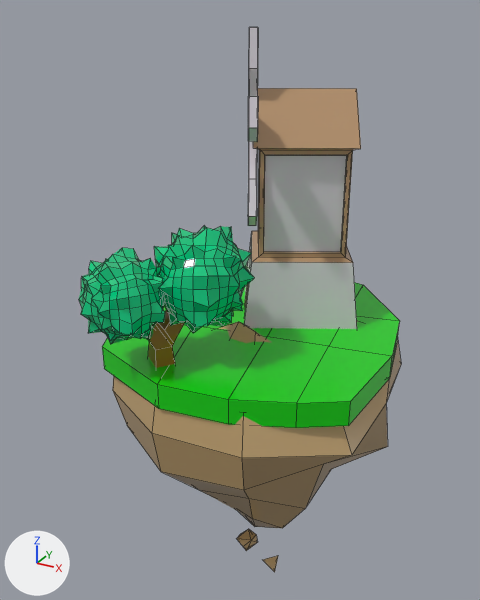
Two versions of the OBJ model OpenGL_2/resources/models/Island/low-poly-mill.obj, one commit apart.
Camera for both pictures: a 50 mm lens placed at (0.948, -1.776, 1.181), pointed at (-0.056, 0.05, 0.268). Arrows for +X, +Y and +Z are at lower left; the lights stay in place. Mesh edges are drawn as thin lines. Where no turn or scale is listed for an object, it has been applied to the vertices.

Names of what the first picture shows: 'Green_platform_Untitled.004', 'Island_Untitled.003', 'Mill_Untitled.001', 'Tree_Untitled.002', 'propeller_Untitled'.
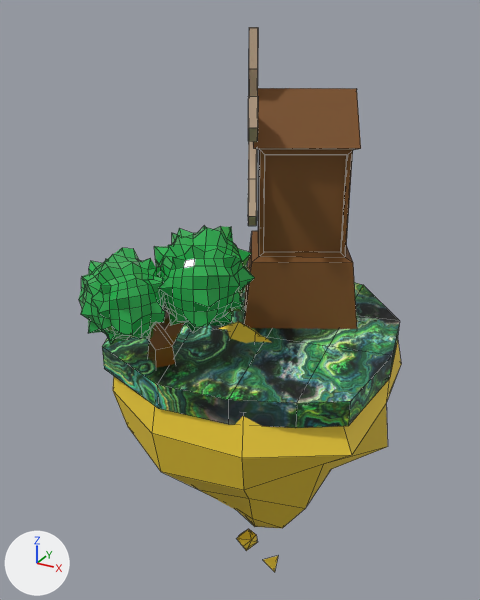
Location of each change, (x1, y1, x2, y2) in pixels of the pictures (480 x 600 px):
'Tree_Untitled.002', surface changed
    both: (79, 225, 255, 368)
part 1 of me_green_platform_untitled_004, recoloured
    both: (102, 282, 400, 428)
part 2 of me_island_untitled_003, recoloured (brown to yellow)
    both: (113, 320, 401, 572)
part 3 of me_mill_untitled_001, recoloured
    both: (245, 88, 361, 307)
part 4 of me_mill_untitled_001, recoloured (grey to brown)
    both: (244, 155, 357, 329)
part 5 of me_propeller_untitled, recoloured (grey to beige)
    both: (248, 27, 258, 226)

The change in detail:
Picture 'iusland_texute_white.png' (img_iusland_texute_white_png) is new.
Picture 'iusland_texute_brown copy.png' (img_iusland_texute_brown_copy_png) is new.
Picture 'iusland_texute_brugee.png' (img_iusland_texute_brugee_png) is new.
Picture 'ff17d97dd9971abe259755117f96e6c7.jpg' (img_ff17d97dd9971abe259755117f96e6c7_jpg) is new.
Picture 'iusland_texute_grenn.png' (img_iusland_texute_grenn_png) is new.
In material 'Материал' (mat_материал), base_color is no longer (0.0, 0.563, 0.207), green #00c67e.
In material 'Материал' (mat_материал), texture is now set to img_iusland_texute_grenn_png.
Material 'Material.002' (mat_material_002) is new.
Its texture is img_iusland_texute_white_png.
Its roughness is 0.69.
Material 'Material.001' (mat_material_001) is new.
Its texture is img_iusland_texute_brown_copy_png.
Its roughness is 0.69.
Material 'Material.003' (mat_material_003) is new.
Its texture is img_iusland_texute_brugee_png.
Its roughness is 0.69.
Material 'Material' (mat_material) is new.
Its texture is img_ff17d97dd9971abe259755117f96e6c7_jpg.
Its roughness is 0.69.
me_green_platform_untitled_004 has 32 vertices, 32 faces and spans x -0.549..0.487, y -0.459..0.575, z 0.125..0.204.
me_green_platform_untitled_004 is used by ob_green_platform_untitled_004; location (0.0, 0.0, 0.0).
me_green_platform_untitled_004 part 1: 32 faces spanning x -0.549..0.487, y -0.459..0.575, z 0.125..0.204 switch from mat_материал_3 (green #0fd00f) to mat_material (picture img_ff17d97dd9971abe259755117f96e6c7_jpg).
me_island_untitled_003 has 120 vertices, 127 faces and spans x -0.546..0.506, y -0.465..0.575, z -0.819..0.248.
me_island_untitled_003 is used by ob_island_untitled_003; location (0.0, 0.0, 0.0).
me_island_untitled_003 part 2: 127 faces spanning x -0.546..0.506, y -0.465..0.575, z -0.819..0.248 switch from mat_материал_2 (brown #bea071) to mat_material_003 (picture img_iusland_texute_brugee_png).
me_mill_untitled_001 has 68 vertices, 67 faces and spans x -0.182..0.335, y -0.026..0.491, z 0.167..0.95.
me_mill_untitled_001 is used by ob_mill_untitled_001; location (0.0, 0.0, 0.0).
me_mill_untitled_001 part 3: 54 faces spanning x -0.182..0.335, y -0.026..0.491, z 0.167..0.95 switch from mat_материал_7 (brown #b4916c) to mat_material_001 (picture img_iusland_texute_brown_copy_png).
me_mill_untitled_001 part 4: 13 faces spanning x -0.182..0.335, y -0.026..0.491, z 0.167..0.77 switch from mat_материал_6 (light grey #d3ccd4) to mat_material_001 (picture img_iusland_texute_brown_copy_png).
me_propeller_untitled has 95 vertices, 97 faces and spans x -0.222..0.087, y -0.119..0.434, z 0.544..1.127.
me_propeller_untitled is used by ob_propeller_untitled; location (0.0, 0.0, 0.0).
me_propeller_untitled no longer uses material mat_материал_2 (brown #bea071).
me_propeller_untitled part 5: 82 faces spanning x -0.222..0.087, y -0.119..0.434, z 0.544..1.127 switch from mat_материал_6 (light grey #d3ccd4) to mat_material_002 (picture img_iusland_texute_white_png).
